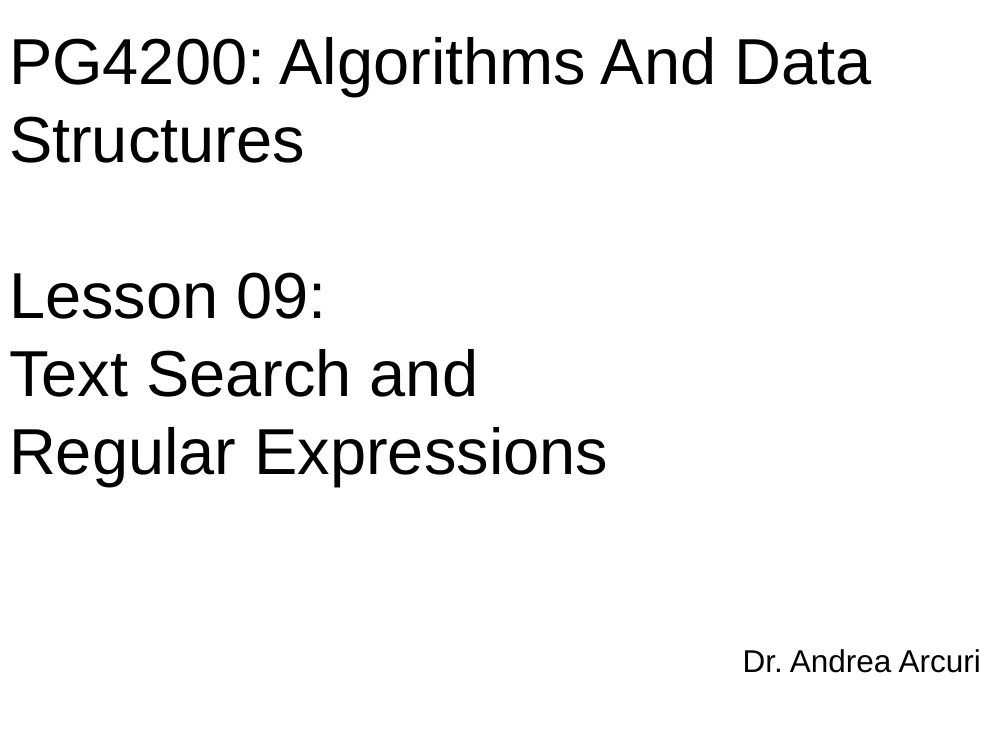
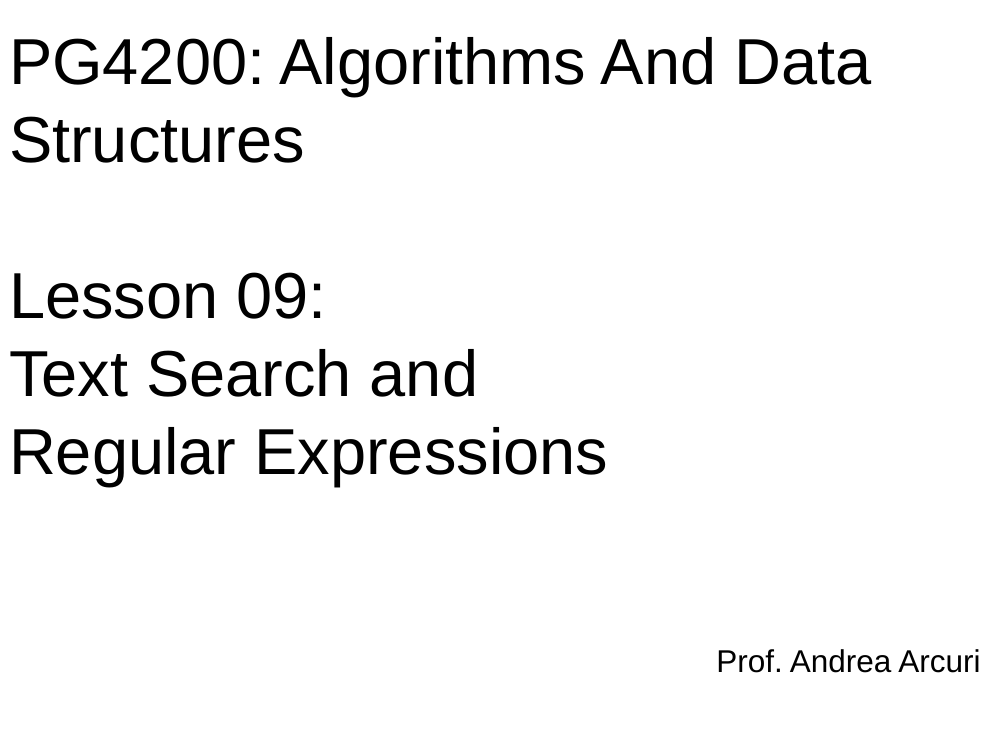
Before and after one commit to arcuri82/algorithms, a slide deck: slide 1 of docs/slides/09/09_regex.pptx. Drawn at 1008x756 pixels with LibreOffice and Linux fonts; fonts in the diff are those of the drawing. Boxes give left, top, right and bottom in pixels: in the first picture for what was removed or moved away, otherwise in the second. Text is boxed around its words. In the diff, an @@ line names an element or a change of style, - is before the commit and + after.

```diff
--- a/docs/slides/09/09_regex.pptx
+++ b/docs/slides/09/09_regex.pptx
@@ text at (716, 649, 980, 673): text changed @@
-Dr. Andrea Arcuri
+Prof. Andrea Arcuri
```
Also in this commit, not shown: 5 other slides changed, 22 other files.
